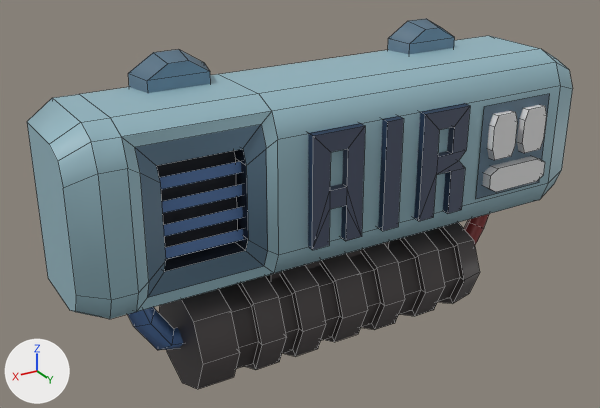
The FBX model Assets/Art/Models/Structures/WallMounts/AirAlarm.fbx, before and after one commit.
Both versions are drawn from a 50 mm lens placed at (0.606, 1.237, 1.772), pointed at (0.042, 0.297, 1.302). Every picture has the same lights, and +X, +Y and +Z are marked at lower left. Mesh edges are drawn as thin lines. Where no turn or scale is listed for an object, it has been applied to the vertices.

Names of what the first picture shows: 'Air Alarm'.
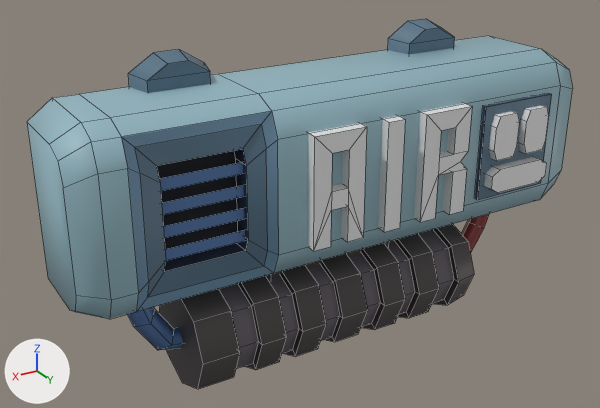
The newer file is also turned or shifted as a whole; pictures and numbers use the older file's frame.

What differs and where, as boxes (x1, y1, x2, y2) in the pictures (600 x 408 px):
part 1 of me_circle_003, cut back
    before: (159, 94, 550, 316)
    after: (159, 93, 552, 318)
part 2 of me_circle_003, surface changed
    both: (121, 28, 455, 369)
part 3 of me_circle_003, recoloured (blue to grey)
    before: (308, 103, 470, 250)
    after: (308, 103, 472, 251)

Edits to the bpy script that builds the scene:
```text
Change me_circle_003:
    used by ob_air_alarm; location = (0.0, 0.0, 0.0)
    remove me_circle_003.from_pydata(...)  # 482 vertices, 404 faces; spans x -0.394..0.394, y 0.232..0.41, z 1.074..1.529
    add me_circle_003.from_pydata(...)  # 486 vertices, 397 faces; spans x -0.394..0.394, y 0.232..0.414, z 1.074..1.529
    me_circle_003 part 1
    11 faces are deleted
    75 vertices in x -0.333..0.294, y 0.371..0.41, z 1.285..1.443 move by (0.0, 0.004, 0.0)
    32 vertices in x -0.206..-0.129, y 0.233..0.383, z 1.074..1.225 move by (0.012, 0.0, 0.0)
    24 vertices in x -0.244..-0.167, y 0.233..0.383, z 1.074..1.225 move by (0.011, 0.0, 0.0)
    16 vertices in x -0.319..-0.216, y 0.359..0.363, z 1.353..1.42 move by (0.0, 0.011, 0.0)
    4 vertices are added at (-0.333, 0.39, 1.291), (-0.333, 0.39, 1.434), (-0.203, 0.39, 1.434), (-0.203, 0.39, 1.291)
    4 new faces join them, mat_palette05 (picture img_palette05_png)
    me_circle_003 part 2: 191 kept faces spanning x -0.394..0.394, y 0.232..0.407, z 1.074..1.523 get new texture (UV) coordinates
    me_circle_003 part 3: 47 faces spanning x -0.169..0.087, y 0.386..0.407, z 1.285..1.444 switch from mat_palette05 (picture img_palette05_png) to mat_palette05_emission (white #e7e7e7)
```
